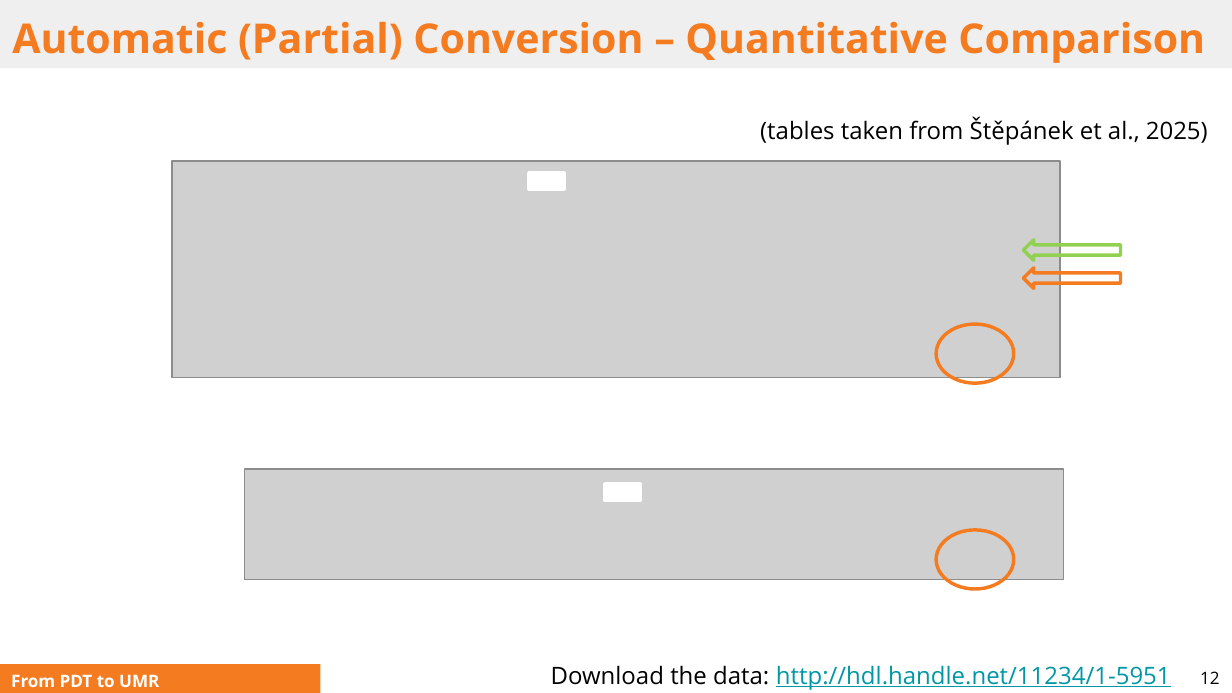
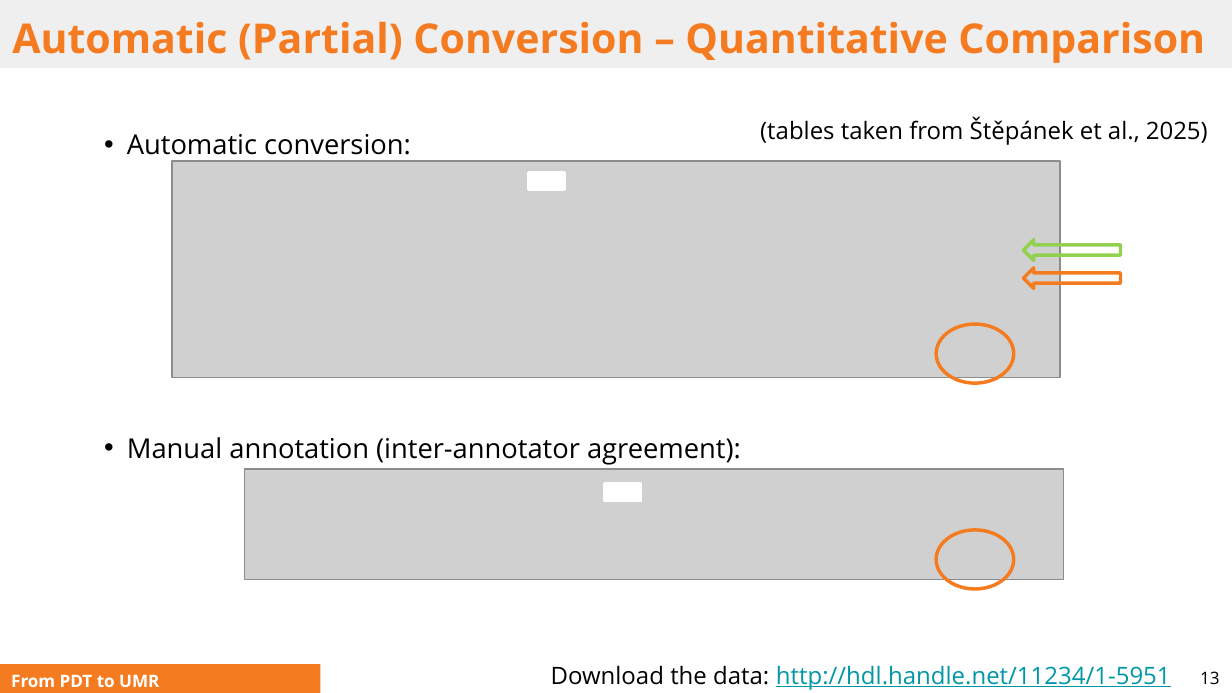
Before and after one commit to ufal/UMR, a slide deck: slide 13 of papers/2025-ITAT-slides.pptx (slide 12 before the commit). Drawn at 1232x693 pixels with LibreOffice and Linux fonts; fonts in the diff are those of the drawing; grey boxes stand for pictures. Boxes give left, top, right and bottom in pixels: in the first picture for what was removed or moved away, otherwise in the second. Text is boxed around its words. In the diff, an @@ line names an element or a change of style, - is before the commit and + after.

```diff
--- a/papers/2025-ITAT-slides.pptx
+++ b/papers/2025-ITAT-slides.pptx
@@ text added at box(127, 134, 741, 465), 16 pt, text #000000 @@
+• Automatic conversion:
+• Manual annotation (inter-annotator agreement):
@@ page number at box(1200, 671, 1219, 684): text changed @@
-12
+13
```
Also in this commit, not shown: 9 other slides changed, 1 slide added, 1 other file.
